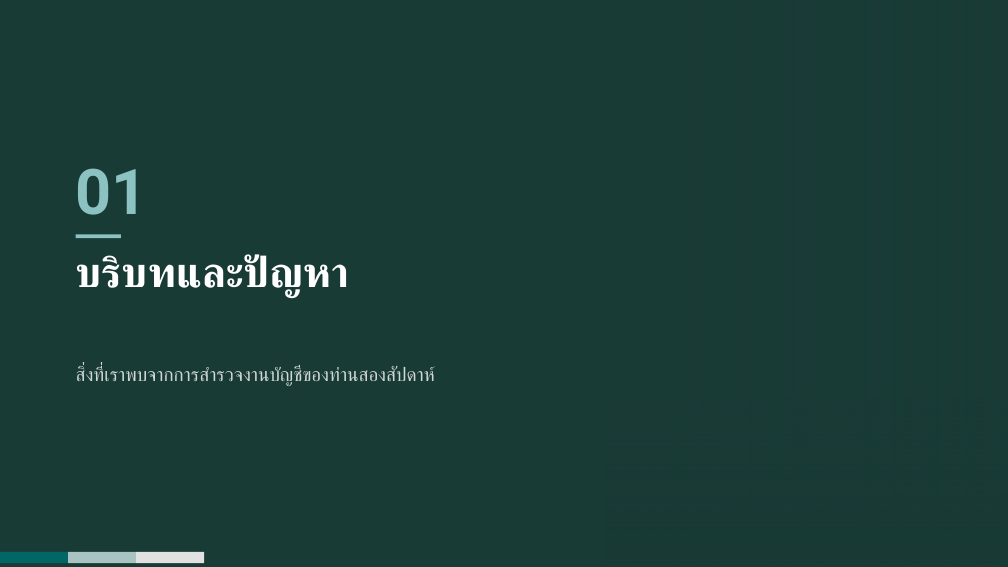
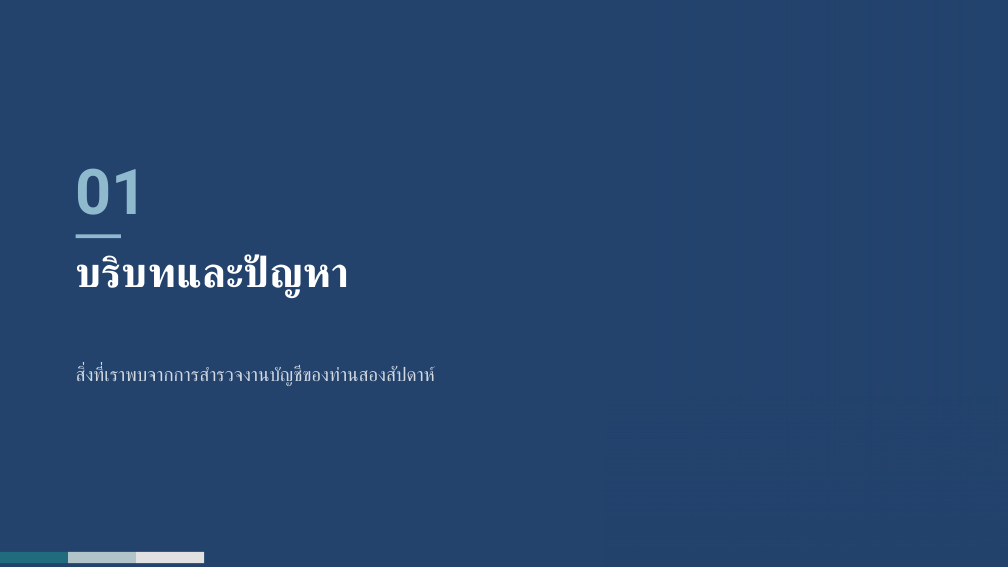
Before and after one commit to rofthanakrit-maker/nct-design-system, a slide deck: slide 4 of NCT-Slide-Template-Corp-Demo.pptx. Drawn at 1008x567 pixels with LibreOffice and Linux fonts; fonts in the diff are those of the drawing; background and template pictures are left out. Boxes give left, top, right and bottom in pixels: in the first picture for what was removed or moved away, otherwise in the second. Text is boxed around its words. In the diff, an @@ line names an element or a change of style, - is before the commit and + after.

```diff
--- a/NCT-Slide-Template-Corp-Demo.pptx
+++ b/NCT-Slide-Template-Corp-Demo.pptx
@@ background #193B36 to #23436D @@
@@ rectangle at (605, 0, 1008, 567): fill gradient #193B36 to gradient #23436D @@
@@ text "01" at (76, 168, 148, 215): text colour #8CC2C2 to #8FBACE @@
@@ rectangle at (76, 234, 121, 238): fill #8CC2C2 to #8FBACE @@
@@ rectangle at (605, 397, 1008, 567): fill gradient #193B36 to gradient #23436D @@
@@ rectangle at (0, 552, 68, 563): fill #006666 to #216B7F @@
@@ rectangle at (68, 552, 136, 563): fill #A9C2C2 to #B1C4C9 @@
```
Also in this commit, not shown: 19 other slides changed, 40 other files.
